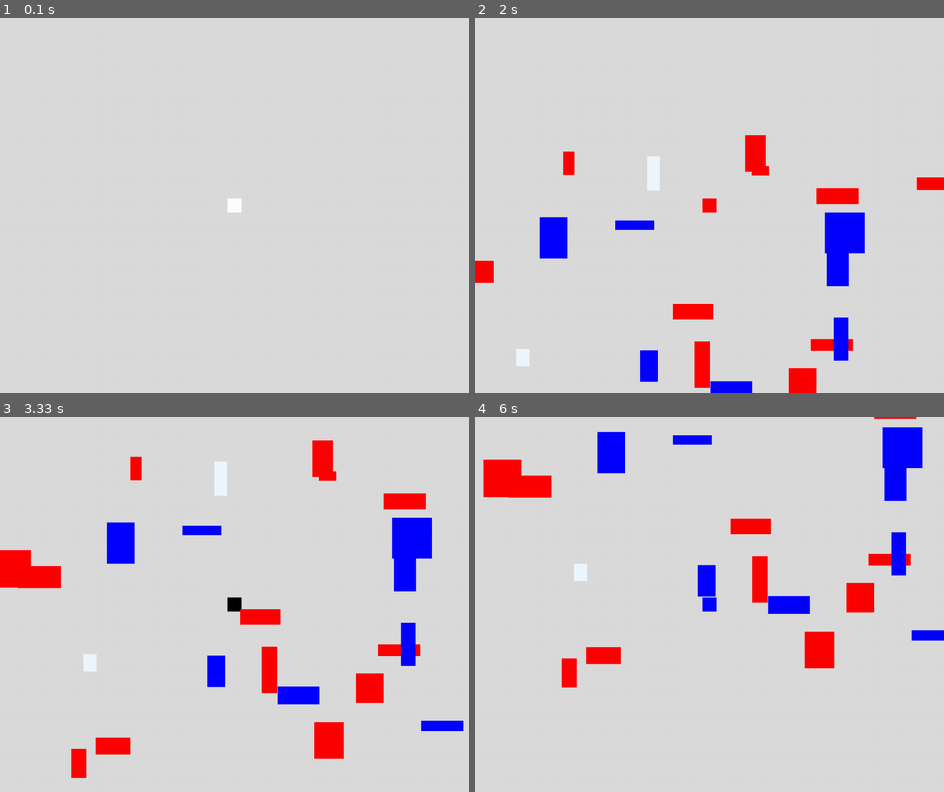
Above: before the commit, frames 1-4 (two rows, left to right).
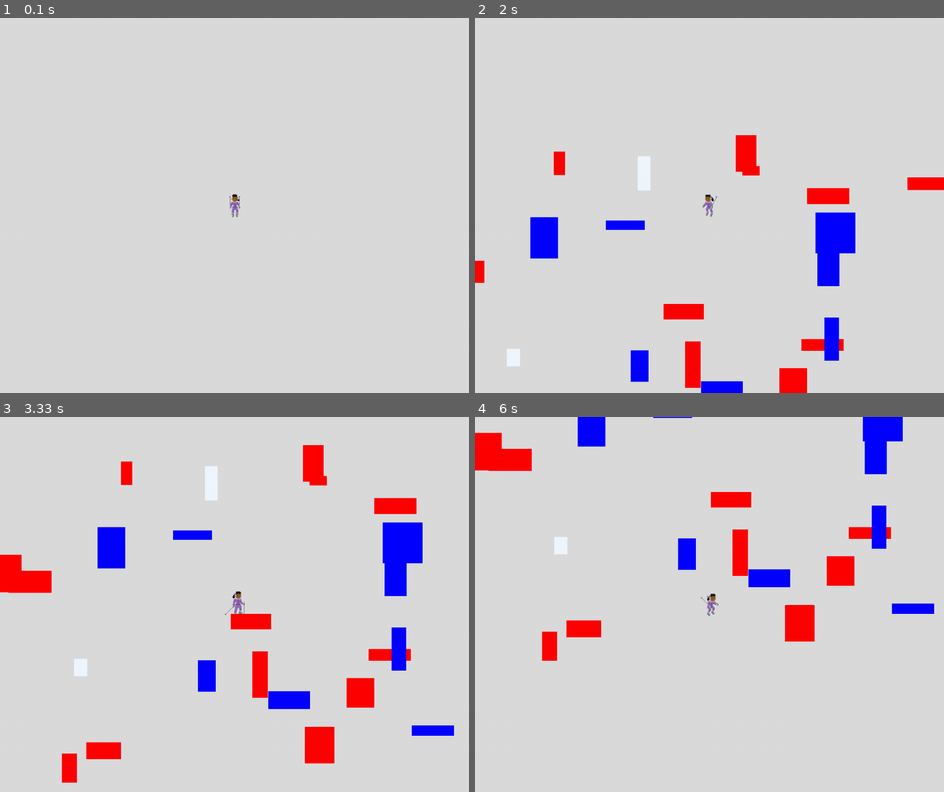
Above: after the commit, the same moments.

Repository: waffle112/pygame_ski_game
Game: pygame game, started from python3_tue/surf_game.py
Same seed, same stepped clock (60 frames per second), same inputs: the game is played once before the commit and once after it.
Inputs:
- Up to frame 1 (0.1 s): no input
- Up to frame 2 (2 s): hold D 0.33-0.8 s; hold W 0.83-1.13 s; tap Space at 0.9, 1.23, 1.53, 1.73 s; hold D 1.17-1.63 s; hold A from 1.67 s (still down)
- Up to frame 3 (3.33 s): tap Space at 2.03, 2.3, 2.63, 2.93, 3.07 s; release A at 2.2 s; hold S 2.23-2.53 s; hold A 2.57-2.97 s; hold W from 3 s (still down)
- Up to frame 4 (6 s): release W at 3.37 s; hold D 3.4-4.03 s; tap Space at 3.47, 3.77, 4.13, 4.53, 4.83, 5.03, 5.33, 5.53, 5.87 s; hold S 4.07-4.43 s; hold A 4.47-4.93 s; hold D 4.97-5.43 s; hold W 5.47-5.77 s; hold D from 5.8 s (still down)

The runs differ from the first frame. In frame 1, 0.1% of the frame differs, in the area x 48-52%, y 46-54%; in frame 2, 5.2%; in frame 3, 8.5%; in frame 4, 13%, in the area x 0-100%, y 0-73%.

Commit message:
week3 update

Diff:
--- a/python3_tue/project.txt
+++ b/python3_tue/project.txt
@@ -42,3 +42,20 @@
 3rd Game - Custtom of your choosing
 
 '''
+'''
+Space Invaders
+Controls - LEFT/RIGHT SPACE
+    can only move left and right
+    space - shoots a bullet
+
+Goal- kill off all the aliens while avoiding damage from them - survive as a long as possible
+
+Death - aliens reach floor/ player is shot x times
+
+Mechanic - Aliens move horizontally then downwards each time, periodicly shooting an alien bullet
+           Barrier system that has some hp to tank shots
+
+
+
+
+'''
--- a/python3_tue/ski_game.py
+++ b/python3_tue/ski_game.py
@@ -29,6 +29,9 @@
 all_sprites = pygame.sprite.Group()
 enemy_sprites = pygame.sprite.Group()
 
+player_images = pygame.image.load('player.png')
+objects_images = pygame.image.load('objects.png')
+
 class player(pygame.sprite.Sprite):
     # make variables to describe what player can do
     def __init__(self):  # constructor or initialize()
@@ -39,8 +42,8 @@
         self.hp = 3
         self.boosts = 3
         # create the player rectangle
-        self.image = pygame.Surface([30, 30])
-        self.image.fill(white)
+        self.image = pygame.Surface([23, 49])
+        #self.image.fill(white)
         # self.image = pygame.image.load("basket.png").convert()
         # self.image.set_colorkey((0, 0, 0))
         # get a rectangle hitbox based on the the player image
--- /dev/null
+++ b/python3_tue/space_invaders.py
@@ -0,0 +1,12 @@
+import sys, pygame
+import random
+
+# initialize pygame and "boot" it up
+pygame.init()
+
+# create game window size
+size = width, height = 1000, 800
+screen = pygame.display.set_mode(size)
+
+# create variable that handles FPS (frames per sec)
+clock = pygame.time.Clock()
--- a/python3_tue/surf_game.py
+++ b/python3_tue/surf_game.py
@@ -18,14 +18,19 @@
 red = (255, 0, 0)
 blue = (0, 0, 255)
 green = (0, 255, 0)
+
 # sprite groups
 all_sprites = pygame.sprite.Group()
 enemy_sprites = pygame.sprite.Group()
 slow_sprites = pygame.sprite.Group()
 power_sprites = pygame.sprite.Group()
 misc_sprites = pygame.sprite.Group()
+
 global_direction = 0
 global_speed = 0
+
+player_images = pygame.image.load('player.png')
+objects_images = pygame.image.load('objects.png')
 
 class player(pygame.sprite.Sprite):
     # make variables to describe what player can do
@@ -37,8 +42,9 @@
         self.hp = 3
         self.boosts = 3
         # create the player rectangle
-        self.image = pygame.Surface([30, 30])
-        self.image.fill(white)
+        self.image = player_images.subsurface(pygame.Rect(212, 320, 23, 49))
+        #self.image = pygame.Surface([23, 49])
+        #self.image.fill(white)
         # self.image = pygame.image.load("basket.png").convert()
         # self.image.set_colorkey((0, 0, 0))
         # get a rectangle hitbox based on the the player image
@@ -48,6 +54,7 @@
     def update(self):
         #self.handleMovement()
         pass
+
 
     # make methods to have player do somehting
     # movement
@@ -61,20 +68,24 @@
         # check if keystate is of a particular button
         # modify what happens to change how the player moves
         if keystate[pygame.K_a]:  # if A was pressed - go downward left x_speed = -speed AND y_speed = speed
-            self.image.fill(red)
+            self.image = player_images.subsurface(pygame.Rect(146, 322, 179-146, 369-322))
+            self.rect = self.image.get_rect(center=(width / 2, height / 2))
             # make everything go up left?
             global_direction = 1
         if keystate[pygame.K_d]:  # if D was pressed
-            self.image.fill(blue)
+            self.image = player_images.subsurface(pygame.Rect(329, 322, 367-329, 369-322))
+            self.rect = self.image.get_rect(center=(width / 2, height / 2))
             # make everything go up right?
             global_direction = -1
         if keystate[pygame.K_w]:  # if W was pressed
-            self.image.fill(black)
+            self.image = player_images.subsurface(pygame.Rect(5, 323, 48-5, 379-323))
+            self.rect = self.image.get_rect(center=(width / 2, height / 2))
             # make everything stop?
             global_speed = 0
             global_direction = 0
         if keystate[pygame.K_s]:  # if S was pressed
-            self.image.fill(green)
+            self.image = player_images.subsurface(pygame.Rect(212, 320, 23, 49))
+            self.rect = self.image.get_rect(center=(width / 2, height / 2))
             # make everything go straight up?
             global_speed = self.speed
             global_direction = 0
@@ -130,6 +141,7 @@
             self.rect.x = random.randint(width * -2, width* 2)
 
             self.image.fill(self.color)
+
 
 
 class powerup(pygame.sprite.Sprite):
Binary file added: python3_tue/space_invaders.png
